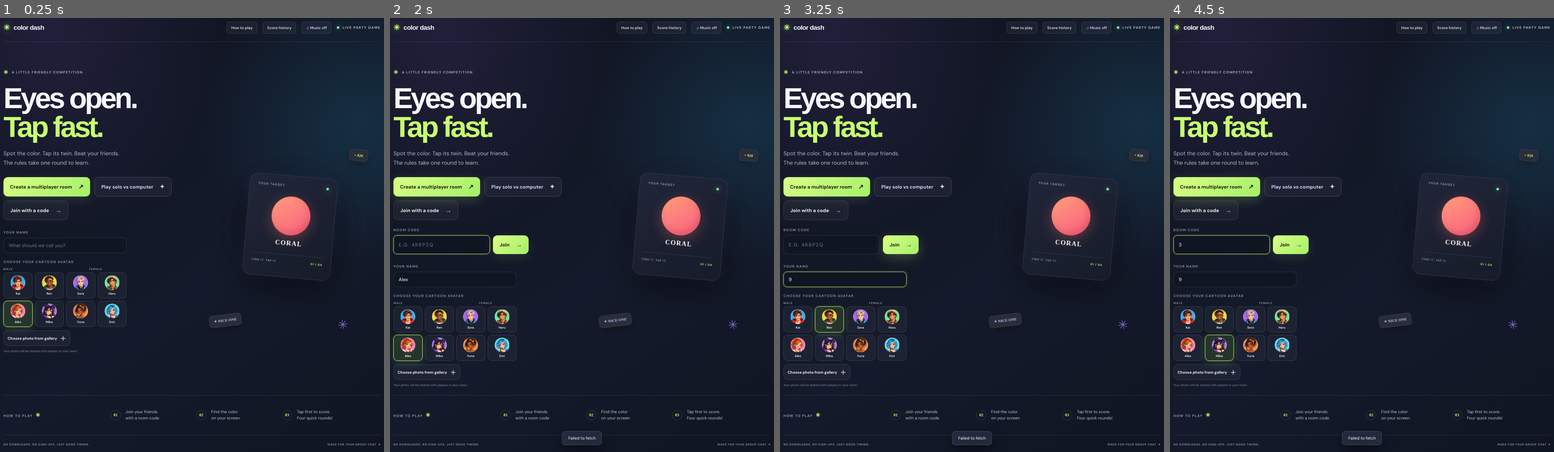
Above: before the commit, frames 1-4 (left to right).
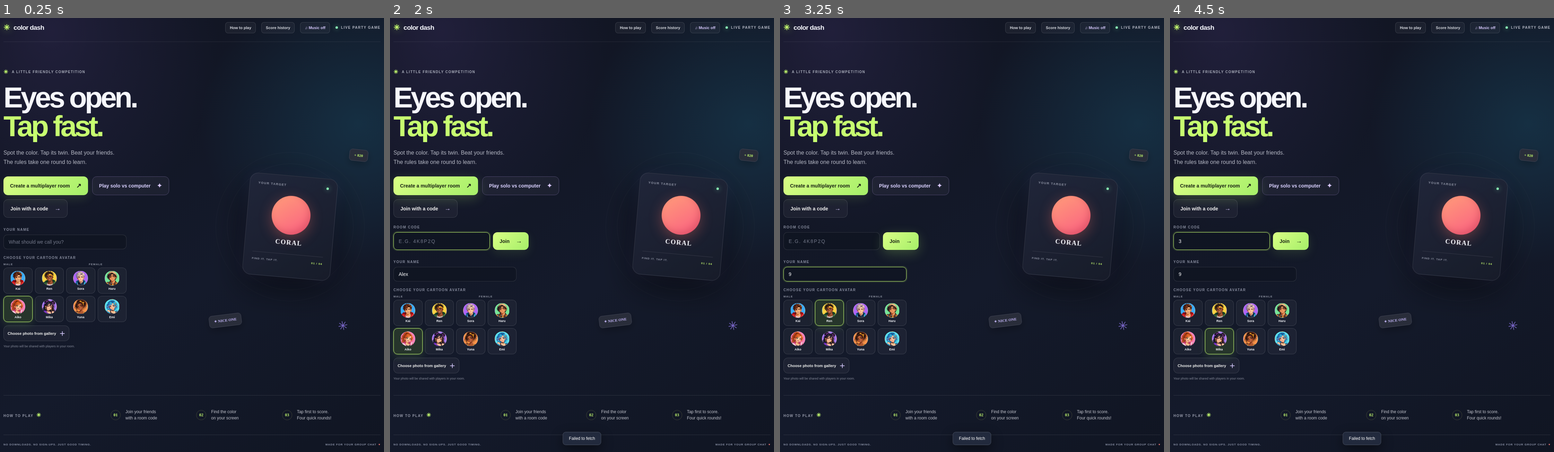
Above: after the commit, the same moments.

Repository: chithranainar/Multiplayer_Game
Game: browser game, page public/index.html
The game is run twice, just before and just after one commit, with the same random seed, the same clock (stepped at 60 frames per second) and the same inputs.
Inputs (mouse positions are in pixels of both pictures, inside the frame that each line leads up to; where the layout moved, square brackets give the same spot in the first picture):
- Up to frame 1 (0.25 s): no input
- Up to frame 2 (2 s): click (455, 243) at 0.27 s; type "Alex" at 0.27 s; click "Play solo vs computer ✦" at 0.52 s; click "Play solo vs computer ✦" at 1.27 s; click "Join with a code →" at 1.87 s
- Up to frame 3 (3.25 s): click "Ren" at 2.47 s; click (845, 274) [845, 278] at 3.07 s; type "9" at 3.07 s; tap Enter at 3.1 s
- Up to frame 4 (4.5 s): click (1219, 239) [1219, 243] at 3.27 s; type "Alex" at 3.27 s; click "Mika" at 3.67 s; click (1219, 239) [1219, 243] at 4.27 s; type "3" at 4.27 s; tap Enter at 4.3 s

The runs differ from the first frame. In frame 1, 4.0% of the frame differs, in the area x 0-99%, y 0-99%; in frame 2, 4.7%; in frame 3, 4.8%; in frame 4, 4.7%.

Commit message:
Use colorful modern typography

Diff:
--- a/public/index.html
+++ b/public/index.html
@@ -3,12 +3,12 @@
 <head>
   <meta charset="utf-8" />
   <meta name="viewport" content="width=device-width, initial-scale=1, viewport-fit=cover" />
-  <meta name="theme-color" content="#11131b" />
+  <meta name="theme-color" content="#18122c" />
   <meta name="description" content="A quick, colorful reaction game to play with friends. No sign-up needed." />
   <title>Color Dash — play together</title>
   <link rel="preconnect" href="https://fonts.googleapis.com" />
   <link rel="preconnect" href="https://fonts.gstatic.com" crossorigin />
-  <link href="https://fonts.googleapis.com/css2?family=DM+Sans:wght@400;500;600;700;800&family=Space+Grotesk:wght@500;600;700&display=swap" rel="stylesheet" />
+  <link href="https://fonts.googleapis.com/css2?family=Outfit:wght@400;500;600;700;800&family=Plus+Jakarta+Sans:wght@400;500;600;700;800&display=swap" rel="stylesheet" />
   <link rel="stylesheet" href="/style.css" />
   <link rel="stylesheet" href="/share.css" />
   <link rel="stylesheet" href="/ui-extras.css" />
